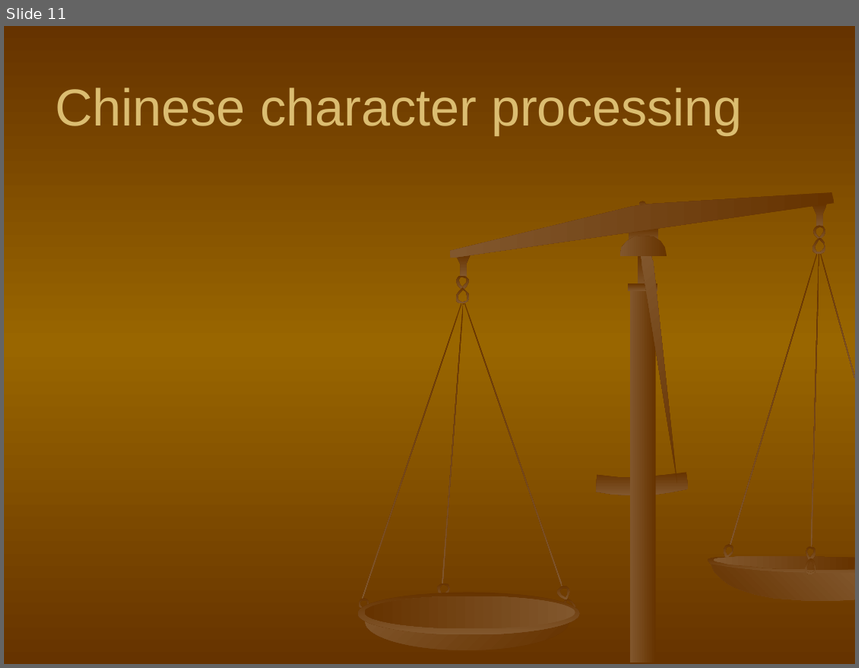
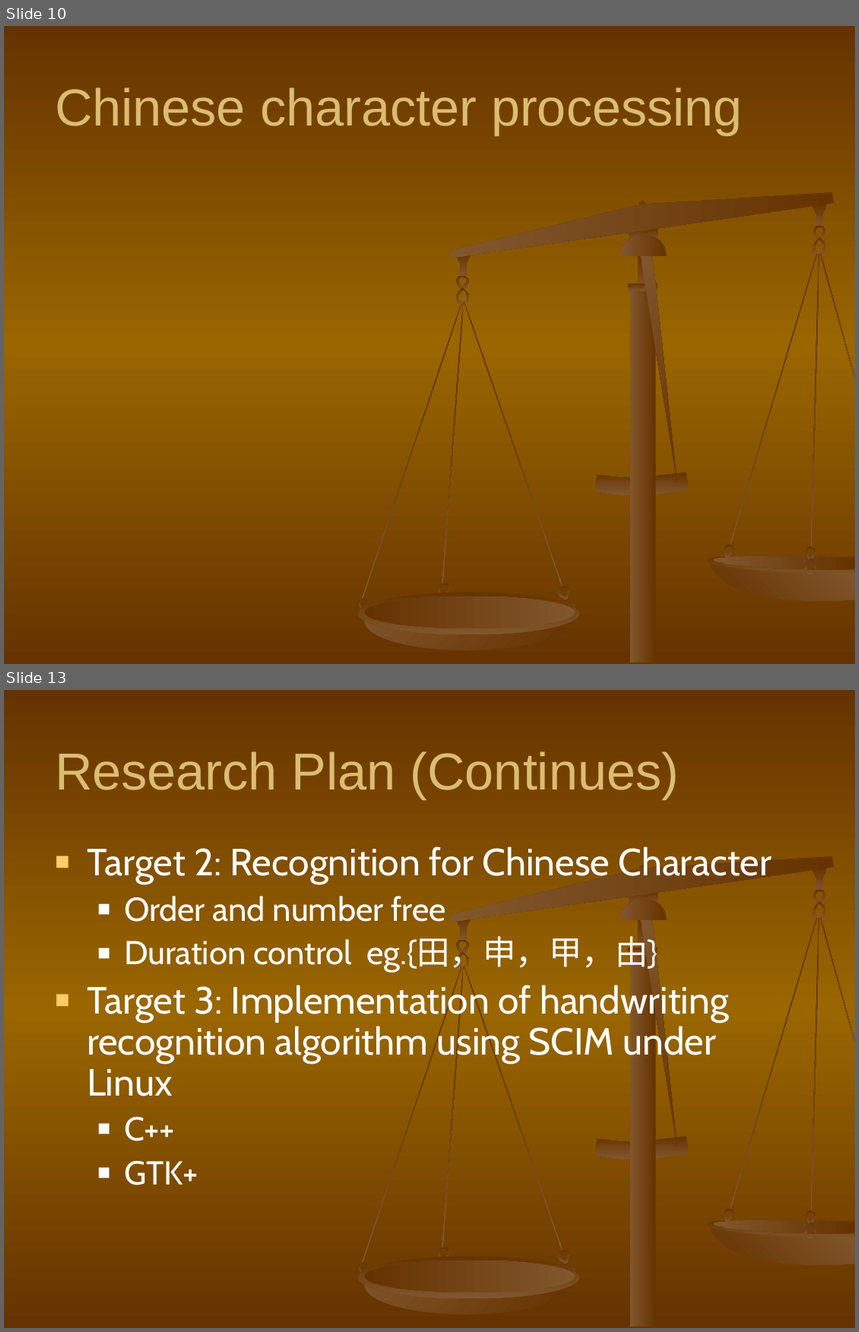
Before and after one commit to shaileshBhokare/honours, a slide deck: ITN100/Assignment/Presentation/presentation.ppt. Shown one above the other, each under a label of ours: slide 11 before the commit, slides 10 and 13 after it; the slides between them are not shown. The pictures are 859x668 and 859x1332 pixels, drawn with LibreOffice and Linux fonts; fonts in the diff are those of the drawing. Boxes give left, top, right and bottom in pixels: in the first picture for what was removed or moved away, otherwise in the second. Text is boxed around its words. In the diff, an @@ line names an element or a change of style, - is before the commit and + after.

```diff
--- a/ITN100/Assignment/Presentation/presentation.ppt
+++ b/ITN100/Assignment/Presentation/presentation.ppt
@@ slide 13 added at <box>4,690,855,1328</box>, background gradient #663300 to #996600; not listed: 34 template elements that a slide beside it also shows @@
@@ title added at <box>55,752,680,799</box>, 44 pt, text #DBBD71 @@
+Research Plan (Continues)
@@ text added at <box>87,847,772,1186</box>, 32 pt, text #FFFFFF @@
+■ Target 2: Recognition for Chinese Character
+  ■ Order and number free
+  ■ Duration control eg.{田，申，甲，由}
+■ Target 3: Implementation of handwriting recognition algorithm using SCIM under Linux
+  ■ C++
+  ■ GTK+
@@ what was slide 11 is now slide 10 @@
```
Also in this commit, not shown: 1 slide changed, 3 other slides added, 2 slides removed.
